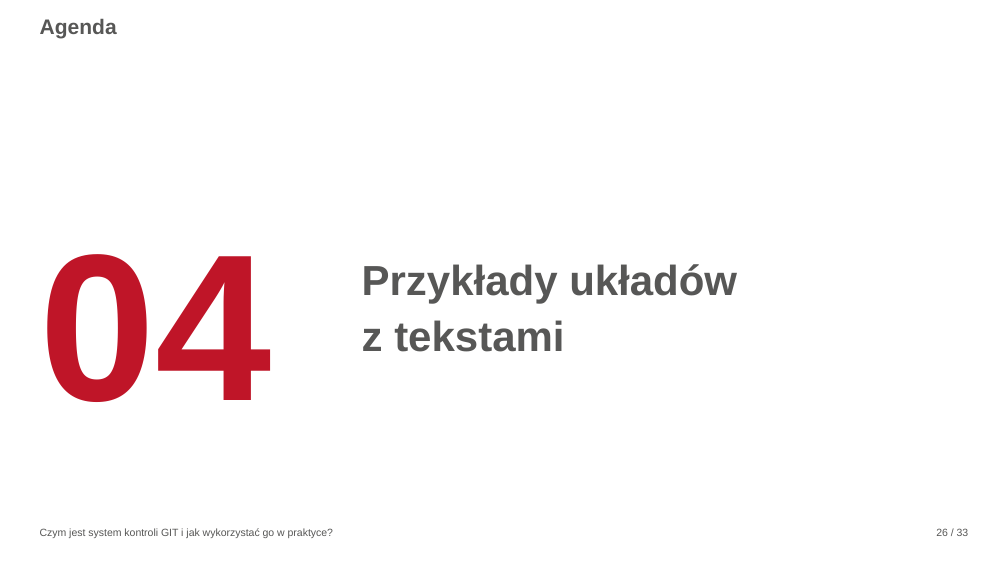
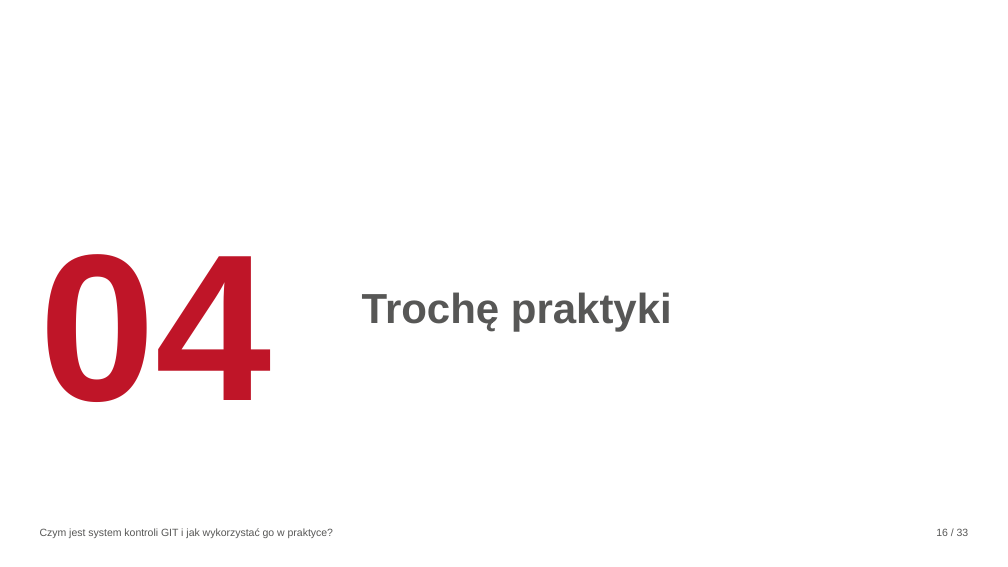
Before and after one commit to KrystynaKan/szkolenie_git, a slide deck: slide 16 of GIT-prezentacja.pptx (slide 26 before the commit). Drawn at 1008x567 pixels with LibreOffice and Linux fonts; fonts in the diff are those of the drawing; background and template pictures are left out. Boxes give left, top, right and bottom in pixels: in the first picture for what was removed or moved away, otherwise in the second. Text is boxed around its words. In the diff, an @@ line names an element or a change of style, - is before the commit and + after.

```diff
--- a/GIT-prezentacja.pptx
+++ b/GIT-prezentacja.pptx
@@ title removed at (x1=40, y1=19, x2=117, y2=38) @@
-Agenda
@@ text at (x1=362, y1=292, x2=672, y2=332): text changed @@
-Przykłady układów
-z tekstami
+Trochę praktyki
```
Also in this commit, not shown: 15 other slides changed, 1 slide added, 23 slides removed.
